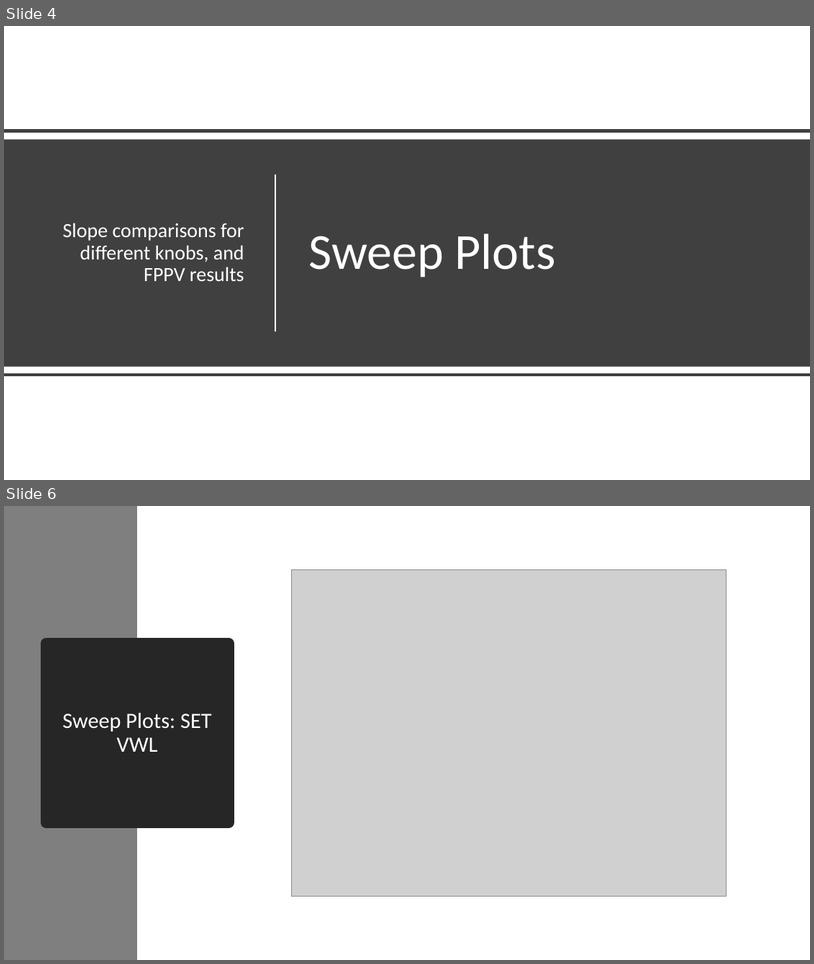
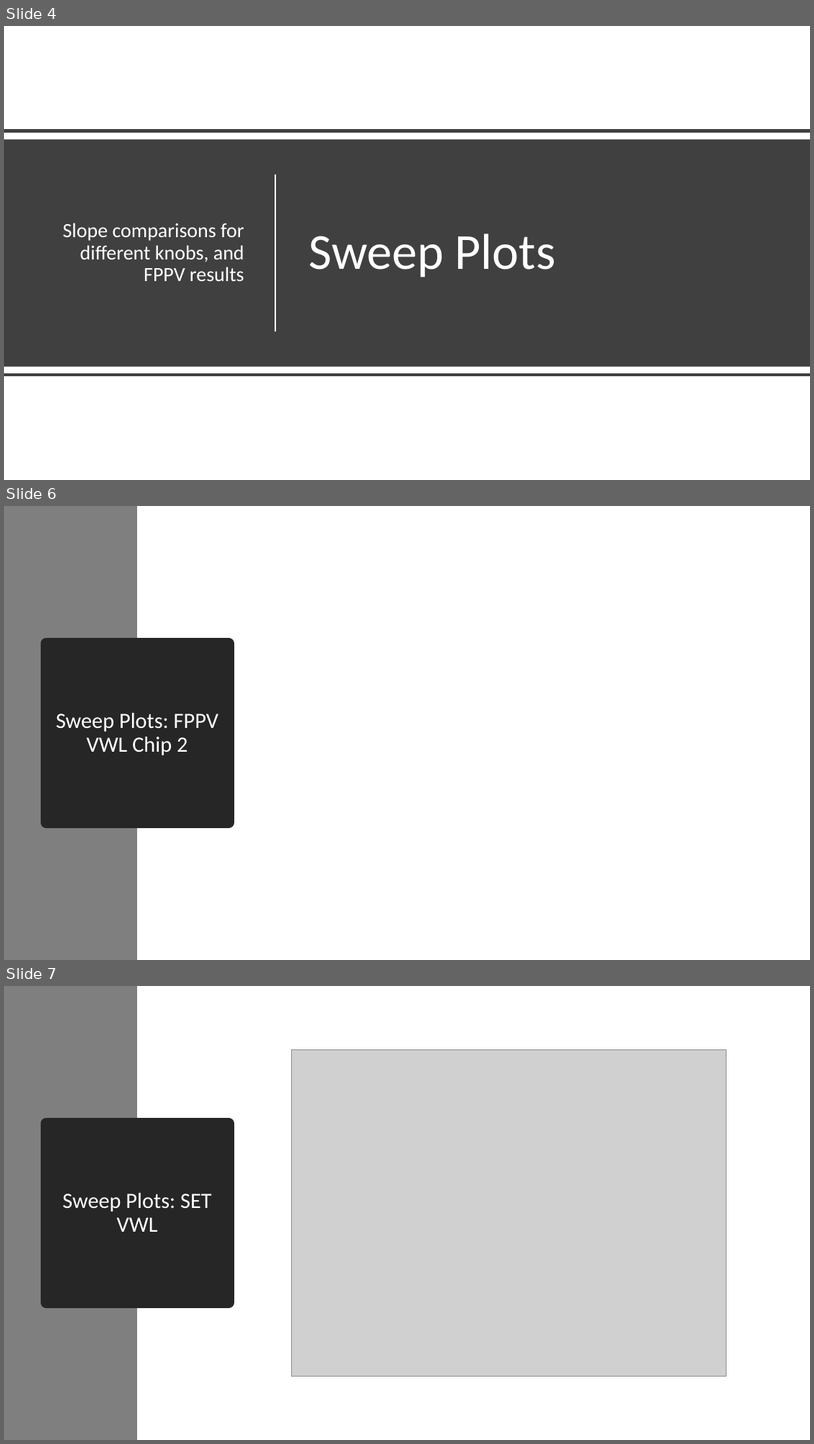
Before and after one commit to akashlevy/RRAM-RADAR-Tuning, a slide deck: presentations/Updates 8-4-20.pptx. Shown one above the other, each under a label of ours: slides 4 and 6 before the commit, slides 4, 6 and 7 after it; the slides between them are not shown. The pictures are 814x964 and 814x1444 pixels, drawn with LibreOffice and Linux fonts; fonts in the diff are those of the drawing; grey boxes stand for pictures. Boxes give left, top, right and bottom in pixels: in the first picture for what was removed or moved away, otherwise in the second. Text is boxed around its words. In the diff, an @@ line names an element or a change of style, - is before the commit and + after.

```diff
--- a/presentations/Updates 8-4-20.pptx
+++ b/presentations/Updates 8-4-20.pptx
@@ slide 6 added at box(4, 506, 810, 960), background #FFFFFF @@
@@ rectangle added at box(4, 506, 137, 960), fill #7F7F7F @@
@@ title added at box(46, 644, 229, 822), fill #262626, outline #262626 13.75 pt, 26 pt, text #FFFFFF @@
+Sweep Plots: FPPV VWL Chip 2
@@ what was slide 6 is now slide 7 @@
```
Also in this commit, not shown: 2 slides changed, 1 other slide added, 13 other files.
